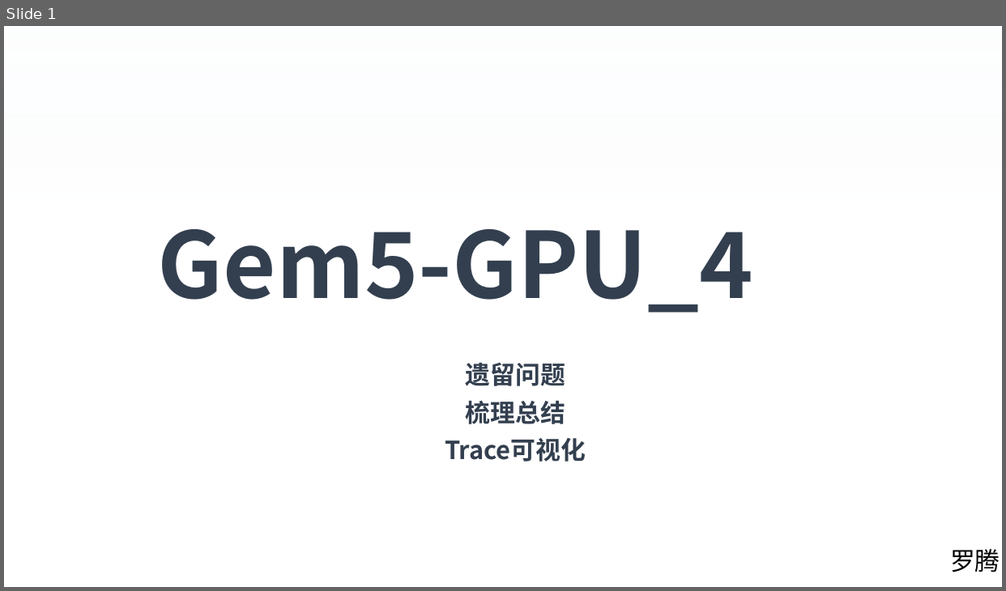
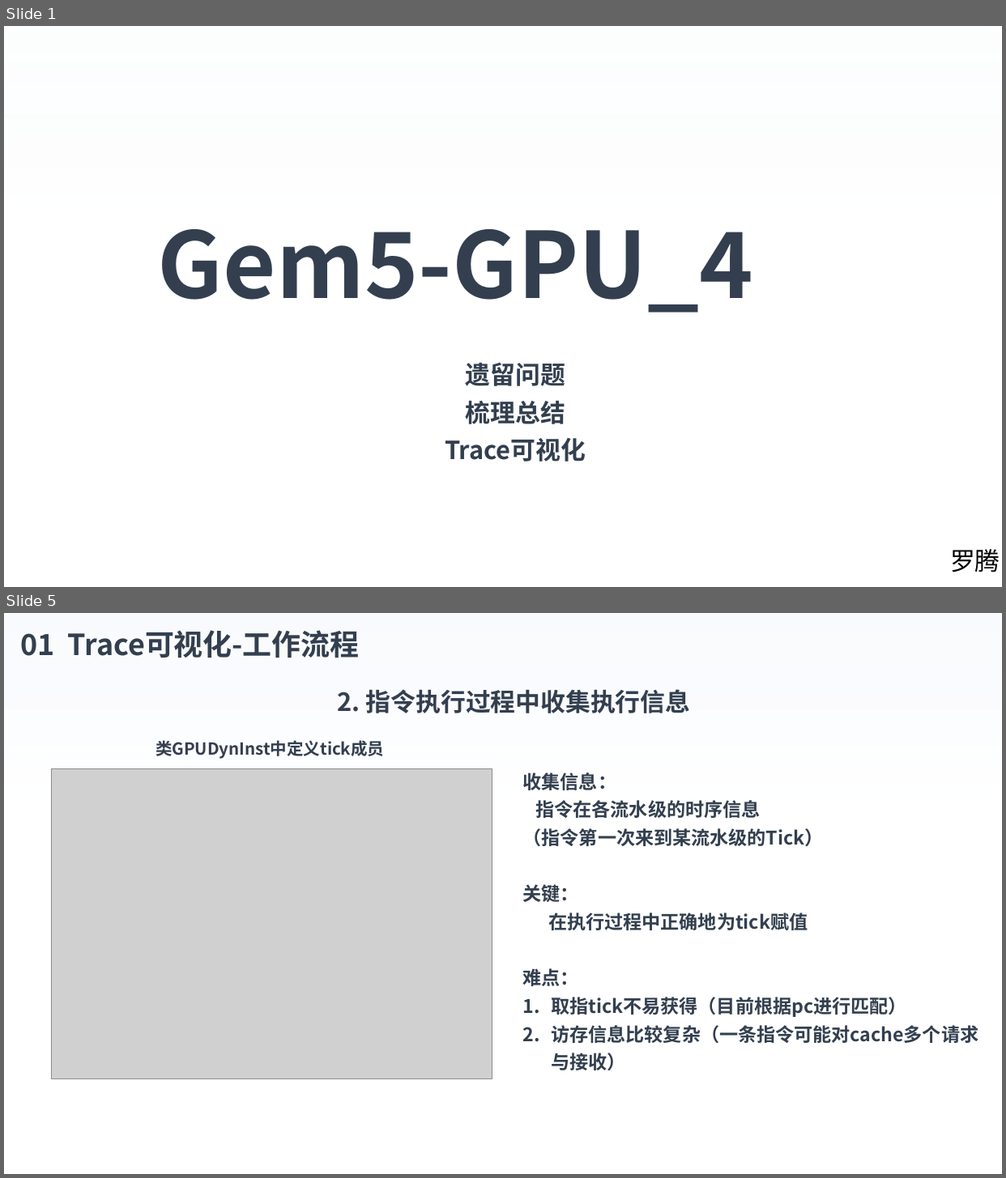
Before and after one commit to luot-ai/workspace, a slide deck: AA/gpu/GEM5/PPT/Gem5-GPU_4.pptx. Shown one above the other, each under a label of ours: slide 1 before the commit, slides 1 and 5 after it; the slides between them are not shown. The pictures are 1006x591 and 1006x1178 pixels, drawn with LibreOffice and Linux fonts; fonts in the diff are those of the drawing; grey boxes stand for pictures; background and template pictures are left out. Boxes give left, top, right and bottom in pixels: in the first picture for what was removed or moved away, otherwise in the second. Text is boxed around its words. In the diff, an @@ line names an element or a change of style, - is before the commit and + after.

```diff
--- a/AA/gpu/GEM5/PPT/Gem5-GPU_4.pptx
+++ b/AA/gpu/GEM5/PPT/Gem5-GPU_4.pptx
@@ slide 5 added at (4, 613, 1002, 1174), background picture (left out) @@
@@ rectangle added at (4, 613, 1002, 1174), fill gradient #F7FAFD to #FFFFFF @@
@@ text added at (20, 630, 360, 658), 28 pt, text #333F50, bold @@
+01 Trace可视化-工作流程
@@ text added at (338, 689, 690, 713), 24 pt, text #333F50, bold @@
+2. 指令执行过程中收集执行信息
@@ text added at (155, 740, 384, 759), 16 pt, text #333F50, bold @@
+类GPUDynInst中定义tick成员
@@ picture added at (51, 769, 492, 1079) @@
@@ text added at (523, 773, 978, 1043), 18 pt, text #333F50, bold @@
+收集信息：
+指令在各流水级的时序信息
+（指令第一次来到某流水级的Tick）
+关键：
+在执行过程中正确地为tick赋值
+难点：
+1. 取指tick不易获得（目前根据pc进行匹配）
+2. 访存信息比较复杂（一条指令可能对cache多个请求与接收）
```
Also in this commit, not shown: 1 slide changed, 12 other slides added, 21 slides removed, 2 other files.
